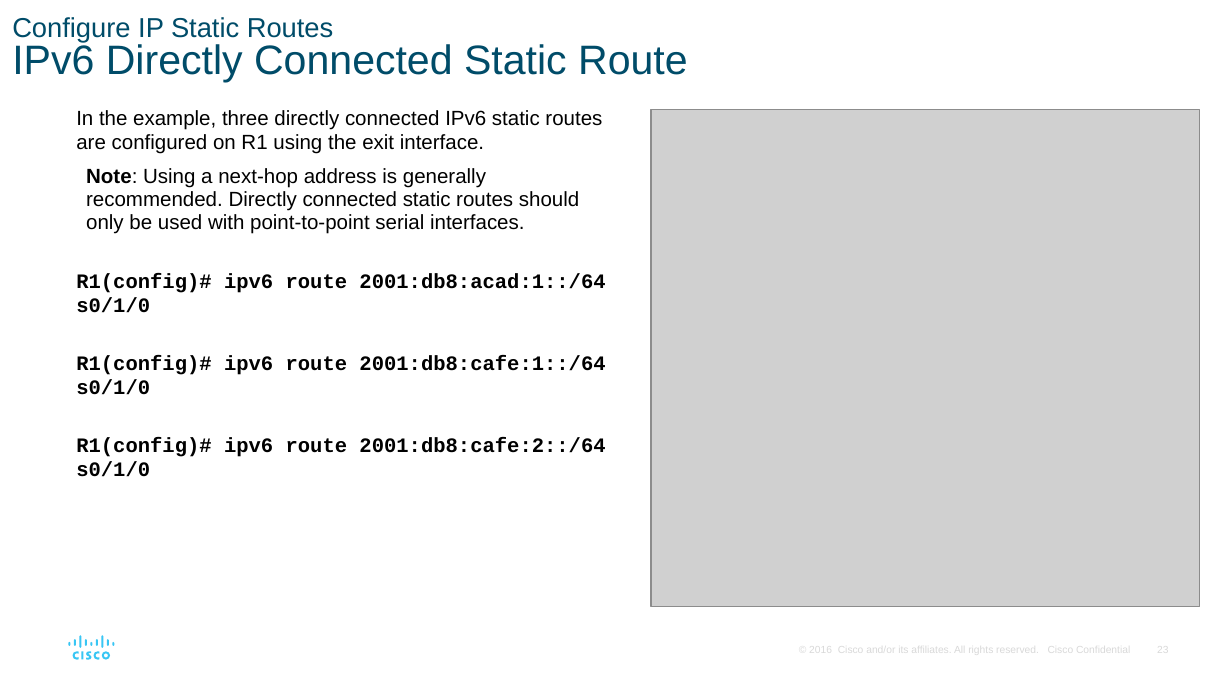
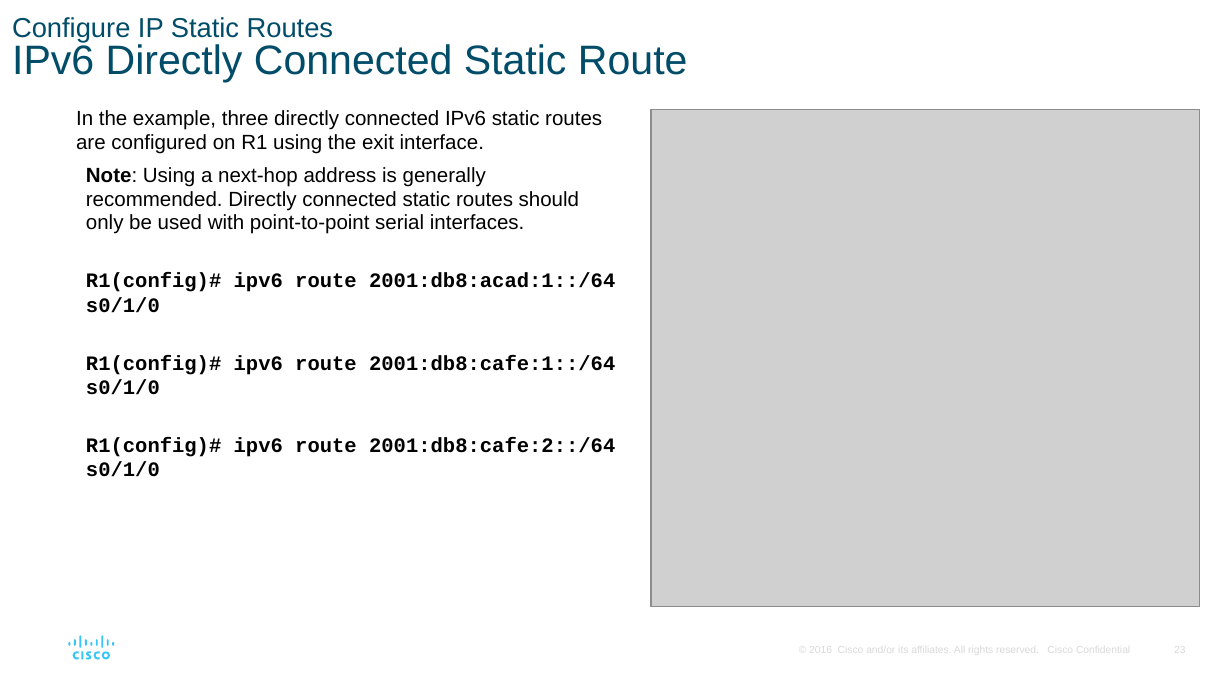
Before and after one commit to IbrahimTalaatAh/CCNA, a slide deck: slide 23 of SWRE/SRWE v7 Instructor PowerPoints/SRWE_Module_15.pptx. Drawn at 1232x693 pixels with LibreOffice and Linux fonts; fonts in the diff are those of the drawing; grey boxes stand for pictures. Boxes give left, top, right and bottom in pixels: in the first picture for what was removed or moved away, otherwise in the second. Text is boxed around its words. In the diff, an @@ line names an element or a change of style, - is before the commit and + after.

```diff
--- a/SWRE/SRWE v7 Instructor PowerPoints/SRWE_Module_15.pptx
+++ b/SWRE/SRWE v7 Instructor PowerPoints/SRWE_Module_15.pptx
@@ text "In the example, three directly ..." at (76,110,615,477): list level 2 to 1 in "Note: Using a next-hop address ..." @@
```
Also in this commit, not shown: 50 other slides changed, 1 slide added, 1 slide removed.
